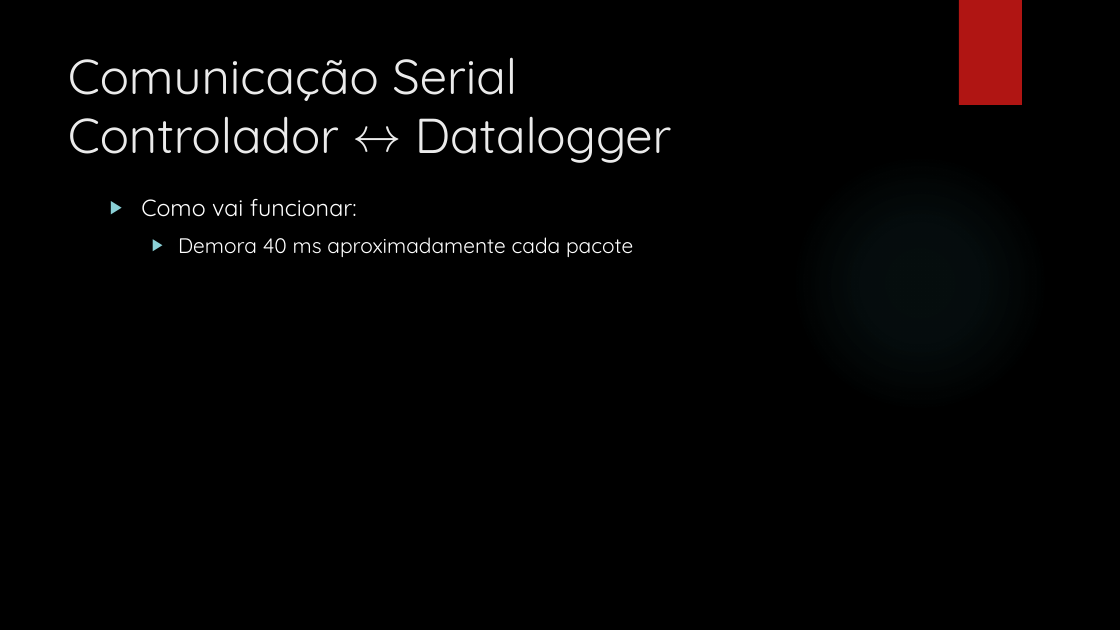
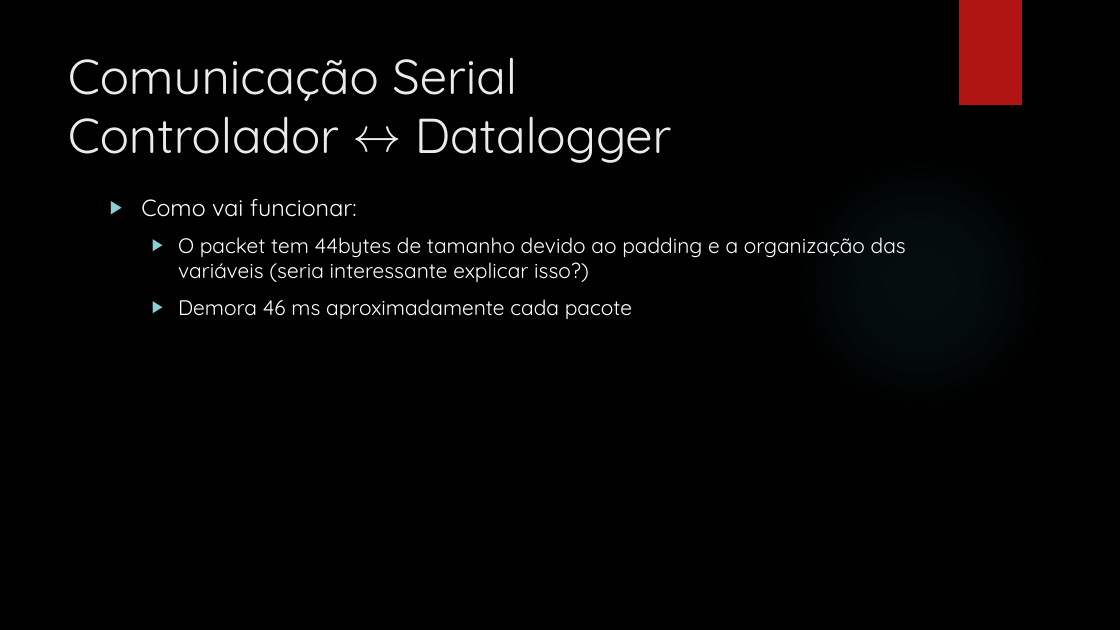
Before and after one commit to andrezary/TCC_Estufa, a slide deck: slide 16 of TCC.pptx. Drawn at 1120x630 pixels with LibreOffice and Linux fonts; fonts in the diff are those of the drawing; background and template pictures are left out. Boxes give left, top, right and bottom in pixels: in the first picture for what was removed or moved away, otherwise in the second. Text is boxed around its words. In the diff, an @@ line names an element or a change of style, - is before the commit and + after.

Commit message:
atualização diaria, resolvido problema na leitura da serial

```diff
--- a/TCC.pptx
+++ b/TCC.pptx
@@ text at bbox=[178, 237, 906, 319]: text changed @@
-  ▶ Demora 40 ms aproximadamente cada pacote
+  ▶ O packet tem 44bytes de tamanho devido ao padding e a organização das variáveis (seria interessante explicar isso?)
+  ▶ Demora 46 ms aproximadamente cada pacote
```
Also in this commit, not shown: 2 other files.
